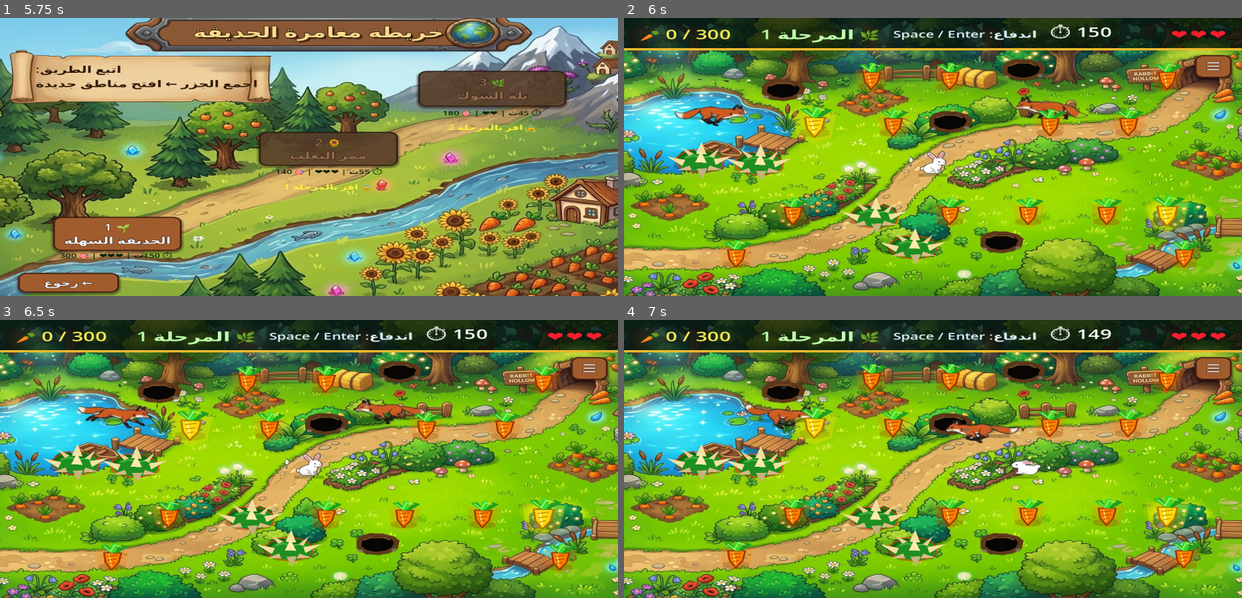
Above: before the commit, frames 1-4 (two rows, left to right).
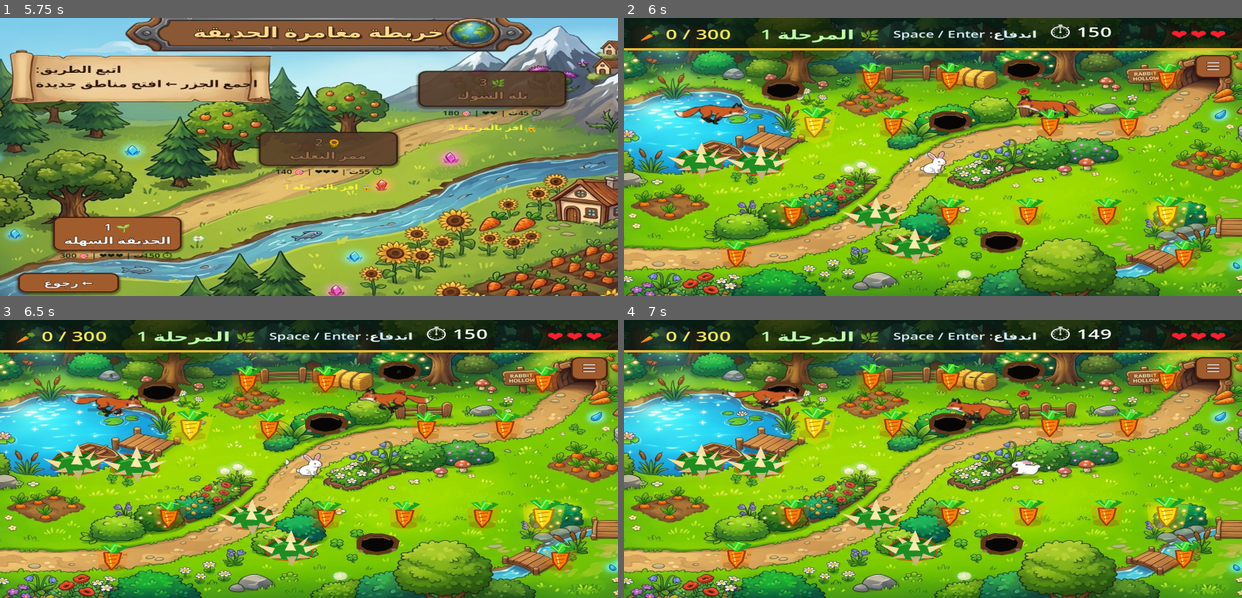
Above: after the commit, the same moments.

Repository: hamzabasem900-source/RUBBY
Game: Godot game, scene res://scenes/MainMenu.tscn
Same seed, same stepped clock (60 frames per second), same inputs: the game is played once before the commit and once after it.
Inputs (mouse positions are in pixels of both pictures, inside the frame that each line leads up to):
- Up to frame 1 (5.75 s): click "⚙" at 0.5 s; click "العربية" at 1.25 s; click "1280 x 720" at 2 s; click "عادي" at 2.75 s; click "استعادة الافتراضي" at 3.5 s; click "رجوع" at 4.25 s; click "▶ ابدأ اللعب" at 5 s
- Up to frame 2 (6 s): click "🌱 1 الحديقة السهلة" at 5.75 s
- Up to frame 3 (6.5 s): no input
- Up to frame 4 (7 s): tap Enter (ui_accept) at 6.5, 6.77 s; move the mouse to (1068, 445) at 6.52 s; hold D (move_right) from 6.53 s (still down); click (1068, 445) at 6.67 s

Frame 1 is identical in both runs. In frame 2, 0.7% of the frame differs, in the area x 8-77%, y 21-40%; in frame 3, 1.8%; in frame 4, 2.0%, in the area x 15-65%, y 15-46%.

Commit message:
Make foxes chase in opposite directions

Diff:
--- a/scripts/enemy_fox.gd
+++ b/scripts/enemy_fox.gd
@@ -27,6 +27,8 @@
 @export var chase_lead_distance: float = 0.0
 @export var chase_weave_strength: float = 0.0
 @export var chase_weave_phase: float = 0.0
+@export var chase_orbit_strength: float = 0.0
+@export var chase_orbit_direction: float = 1.0
 @export var move_right_first: bool = true
 
 var start_pos: Vector2 = Vector2.ZERO
@@ -133,7 +135,14 @@
 	if target_dist <= 0.001:
 		return Vector2.ZERO
 	var chase_dir: Vector2 = to_target / target_dist
-	return chase_dir * chase_speed
+	var chase_velocity: Vector2 = chase_dir * chase_speed
+	if abs(chase_orbit_strength) > 0.01:
+		var orbit_sign: float = 1.0 if chase_orbit_direction >= 0.0 else -1.0
+		var orbit_tangent := Vector2(-chase_dir_to_player.y, chase_dir_to_player.x) * orbit_sign
+		var orbit_ratio: float = clamp(chase_orbit_strength, 0.0, 1.0) * offset_scale
+		var orbit_velocity: Vector2 = orbit_tangent * chase_speed
+		chase_velocity = chase_velocity.lerp(orbit_velocity, orbit_ratio)
+	return chase_velocity
 
 func _get_fox_separation_velocity() -> Vector2:
 	var separation: Vector2 = Vector2.ZERO
--- a/scripts/game_level.gd
+++ b/scripts/game_level.gd
@@ -403,6 +403,10 @@
 		fox.chase_weave_strength = 32.0 if GameManager.current_level == 1 else 18.0
 	if "chase_weave_phase" in fox:
 		fox.chase_weave_phase = float(fox_index) * PI
+	if "chase_orbit_direction" in fox:
+		fox.chase_orbit_direction = -1.0 if fox_index % 2 == 0 else 1.0
+	if "chase_orbit_strength" in fox:
+		fox.chase_orbit_strength = 0.42 if GameManager.current_level == 1 else 0.25
 	if "separation_distance" in fox:
 		fox.separation_distance = 150.0 if GameManager.current_level == 1 else 90.0
 	if "separation_strength" in fox:
